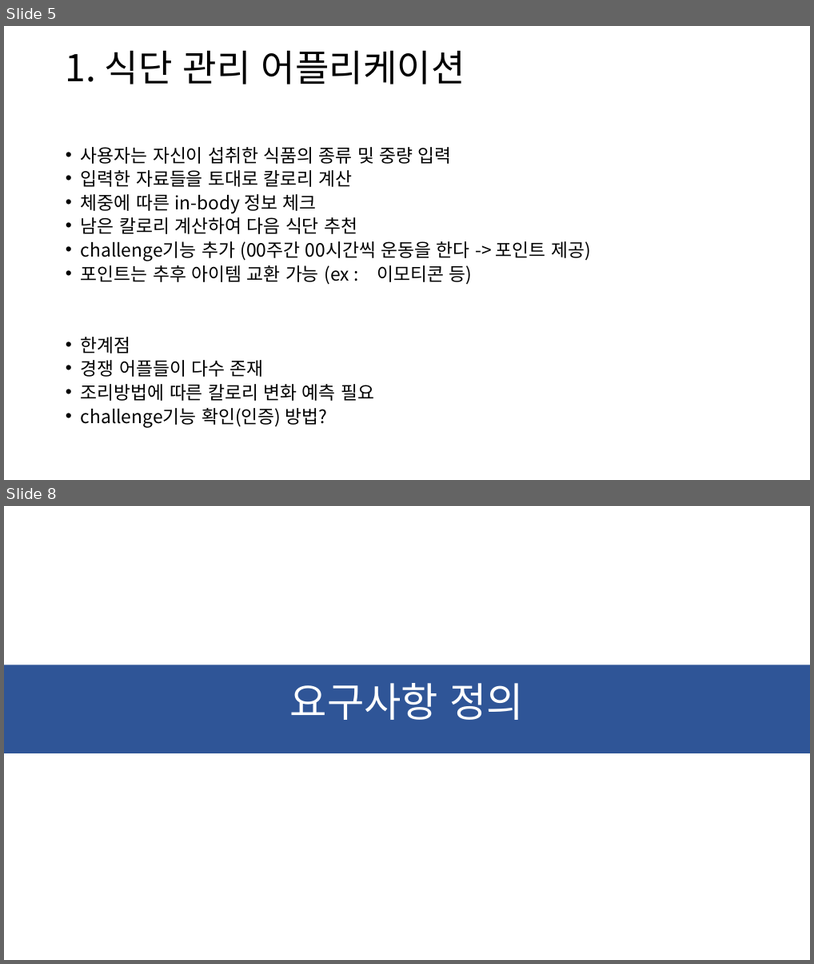
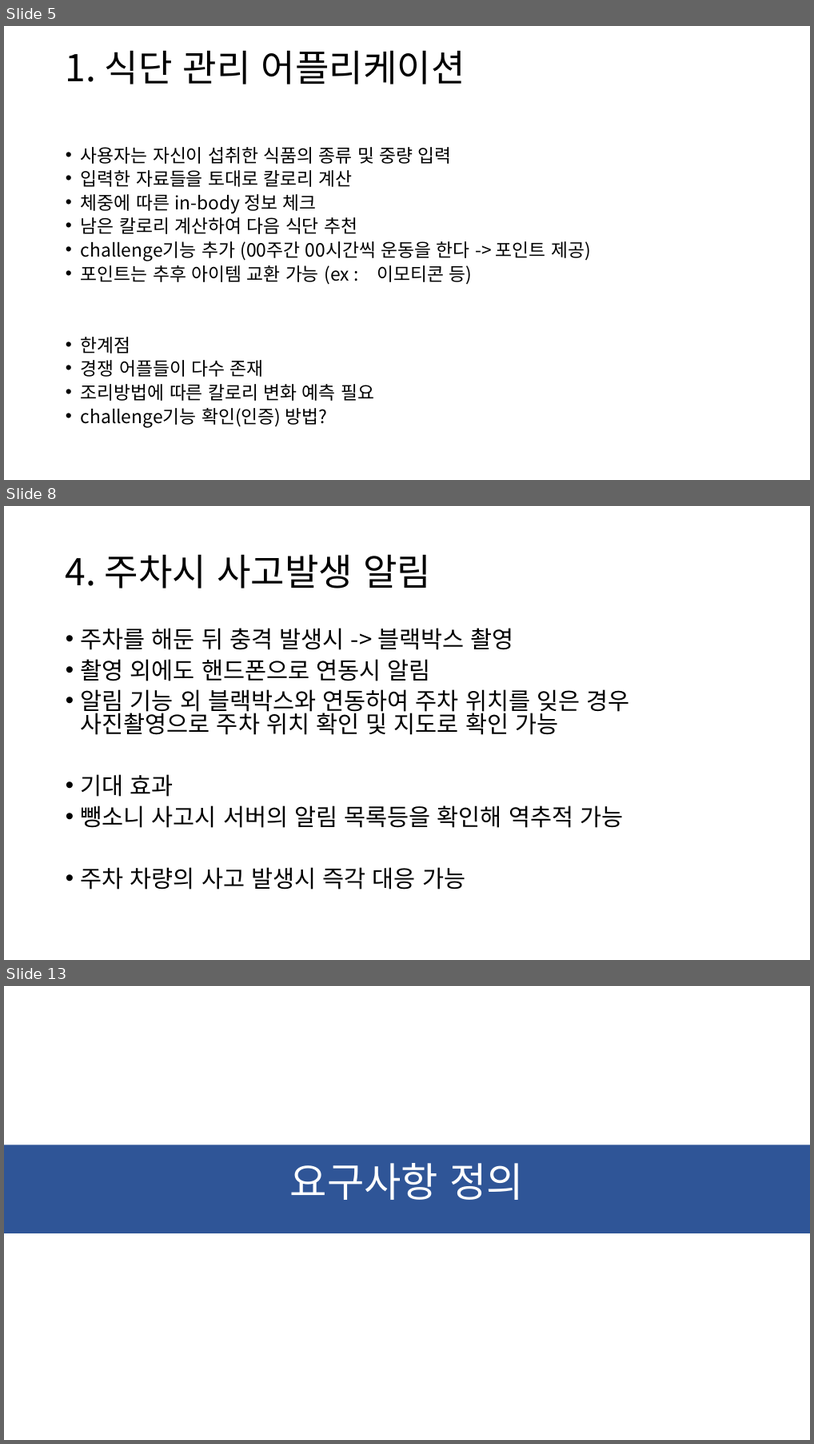
Before and after one commit to ChaeSung-Lee/DJ_InternShip, a slide deck: 2021_Summer/jp.hong/Project_BnC_jph.pptx. Shown one above the other, each under a label of ours: slides 5 and 8 before the commit, slides 5, 8 and 13 after it; the slides between them are not shown. The pictures are 814x964 and 814x1444 pixels, drawn with LibreOffice and Linux fonts; fonts in the diff are those of the drawing. Boxes give left, top, right and bottom in pixels: in the first picture for what was removed or moved away, otherwise in the second. Text is boxed around its words. In the diff, an @@ line names an element or a change of style, - is before the commit and + after.

```diff
--- a/2021_Summer/jp.hong/Project_BnC_jph.pptx
+++ b/2021_Summer/jp.hong/Project_BnC_jph.pptx
@@ slide 8 added at (4,506,810,960), background #FFFFFF @@
@@ title added at (66,554,431,588), 44 pt, text #000000 @@
+4. 주차시 사고발생 알림
@@ text added at (81,628,630,889), 28 pt, text #000000 @@
+• 주차를 해둔 뒤 충격 발생시 -> 블랙박스 촬영
+• 촬영 외에도 핸드폰으로 연동시 알림
+• 알림 기능 외 블랙박스와 연동하여 주차 위치를 잊은 경우 사진촬영으로 주차 위치 확인 및 지도로 확인 가능
+• 기대 효과
+• 뺑소니 사고시 서버의 알림 목록등을 확인해 역추적 가능
+• 주차 차량의 사고 발생시 즉각 대응 가능
@@ what was slide 8 is now slide 13 @@
```
Also in this commit, not shown: 2 slides changed, 7 other slides added, 2 slides removed, 2 other files.
